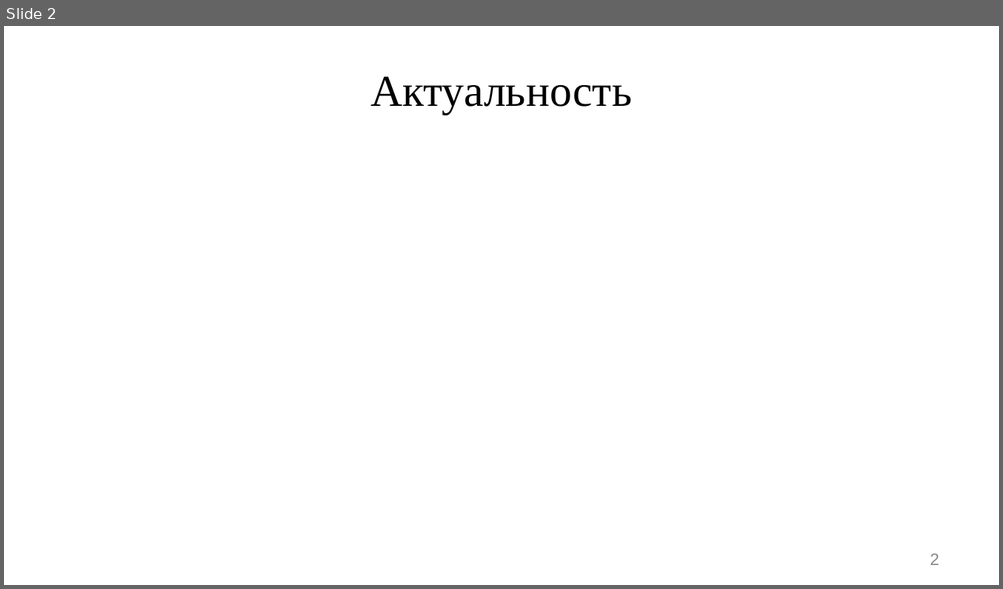
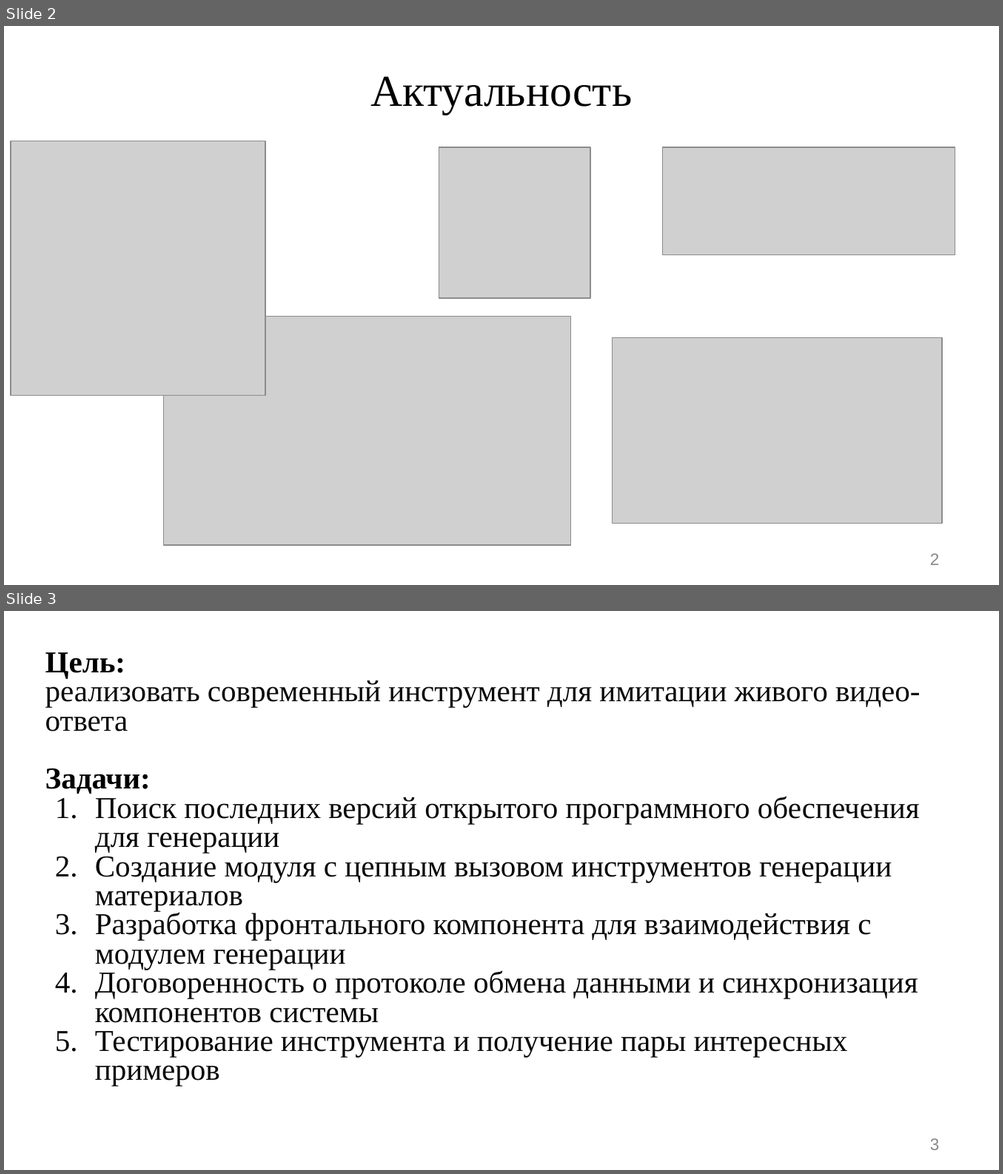
Before and after one commit to Oppelganger/.github, a slide deck: Имитация видео генеративными моделями.pptx. Shown one above the other, each under a label of ours: slide 2 before the commit, slides 2 and 3 after it. The pictures are 1003x589 and 1003x1174 pixels, drawn with LibreOffice and Linux fonts; fonts in the diff are those of the drawing; grey boxes stand for pictures. Boxes give left, top, right and bottom in pixels: in the first picture for what was removed or moved away, otherwise in the second. Text is boxed around its words. In the diff, an @@ line names an element or a change of style, - is before the commit and + after.

```diff
--- a/Имитация видео генеративными моделями.pptx
+++ b/Имитация видео генеративными моделями.pptx
@@ slide 3 added at box(4, 611, 999, 1170), background #FFFFFF @@
@@ text added at box(45, 652, 920, 1086), 22 pt, text #080808 @@
+Цель:
+реализовать современный инструмент для имитации живого видео-ответа
+Задачи:
+1. Поиск последних версий открытого программного обеспечения для генерации
+2. Создание модуля с цепным вызовом инструментов генерации материалов
+3. Разработка фронтального компонента для взаимодействия с модулем генерации
+4. Договоренность о протоколе обмена данными и синхронизация компонентов системы
+5. Тестирование инструмента и получение пары интересных примеров
@@ page number added at box(930, 1139, 939, 1150), 12 pt, text #888888 @@
+3
@@ slide 2 changed as well @@
@@ picture added at box(11, 141, 265, 396) @@
@@ picture added at box(438, 147, 590, 298) @@
@@ picture added at box(663, 147, 955, 255) @@
@@ picture added at box(164, 316, 571, 545) @@
@@ picture added at box(612, 338, 942, 524) @@
```
Also in this commit, not shown: 2 other slides changed, 2 other slides added, 3 slides removed, 10 other files.
